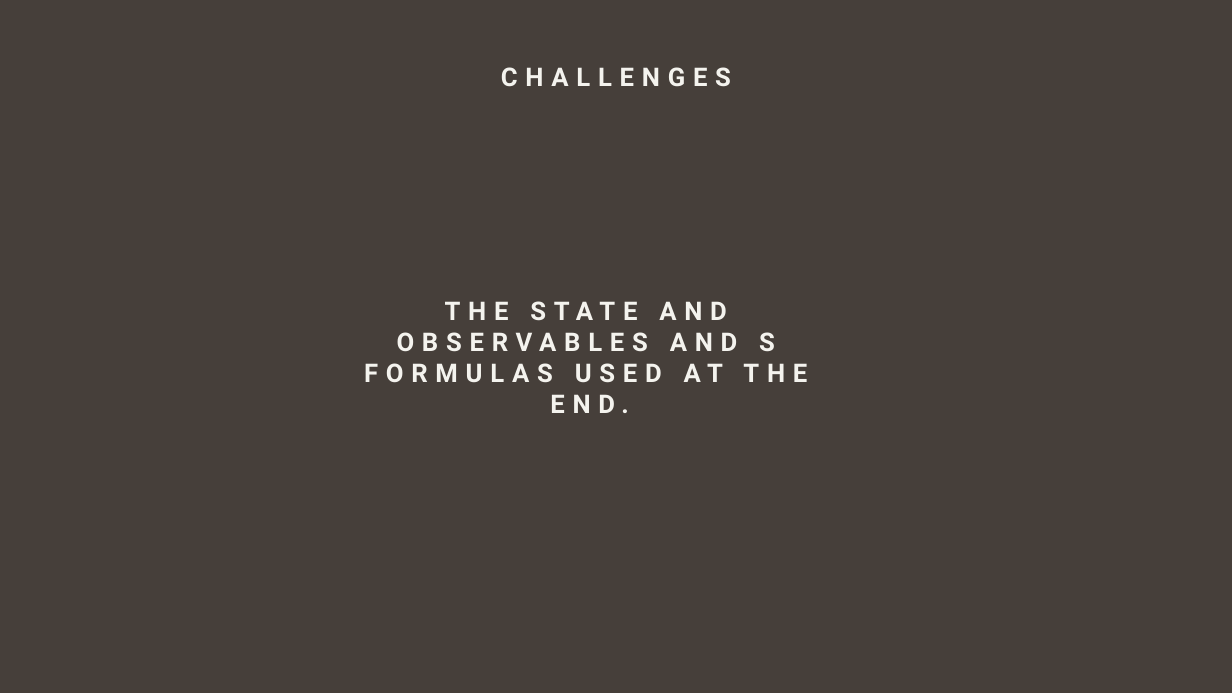
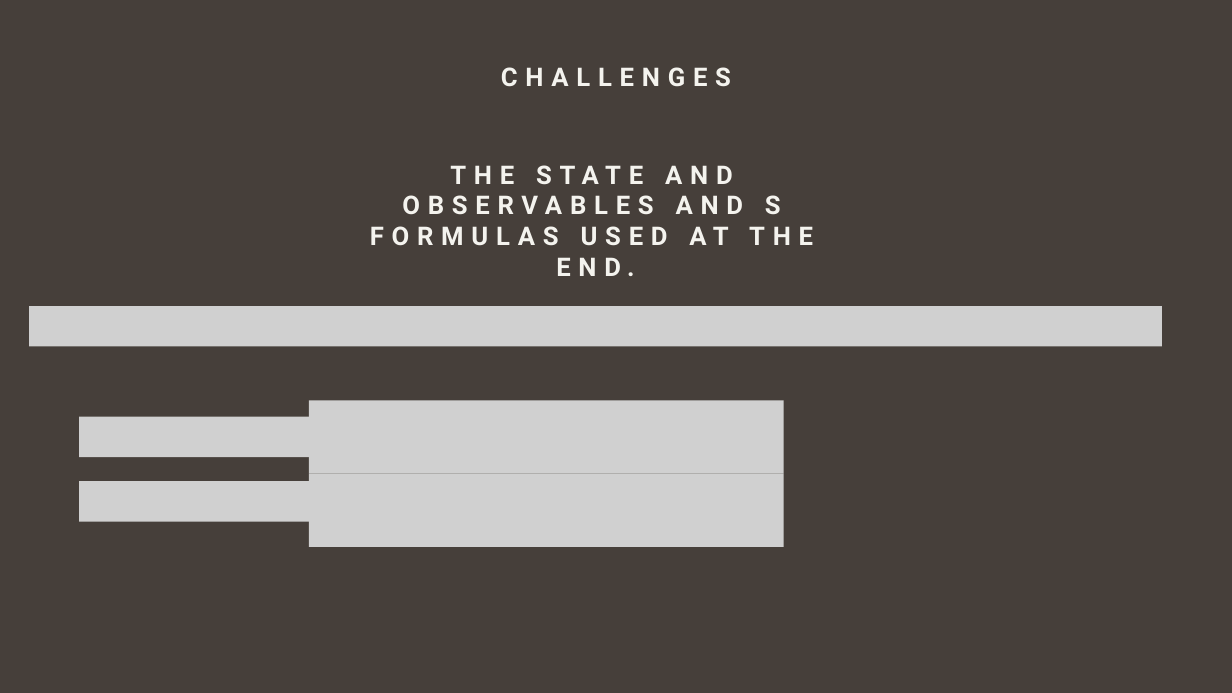
Before and after one commit to giovanniligato/E91-Protocol, a slide deck: slide 5 of Slides/E91 Protocol.pptx (slide 4 before the commit). Drawn at 1232x693 pixels with LibreOffice and Linux fonts; fonts in the diff are those of the drawing; grey boxes stand for pictures. Boxes give left, top, right and bottom in pixels: in the first picture for what was removed or moved away, otherwise in the second. Text is boxed around its words. In the diff, an @@ line names an element or a change of style, - is before the commit and + after.

```diff
--- a/Slides/E91 Protocol.pptx
+++ b/Slides/E91 Protocol.pptx
@@ text "THE STATE AND OBSERVABLES AND ...": place and size @@
-text "THE STATE AND OBSERVABLES AND ..." at [364,301,807,413]
+text "THE STATE AND OBSERVABLES AND ..." at [370,165,813,276]
@@ picture added at [30,306,1163,347] @@
@@ picture added at [79,417,310,457] @@
@@ picture added at [309,400,784,473] @@
@@ picture added at [309,474,784,547] @@
@@ picture added at [79,482,310,522] @@
```
Also in this commit, not shown: 4 other slides changed, 12 slides added, 1 other file.
